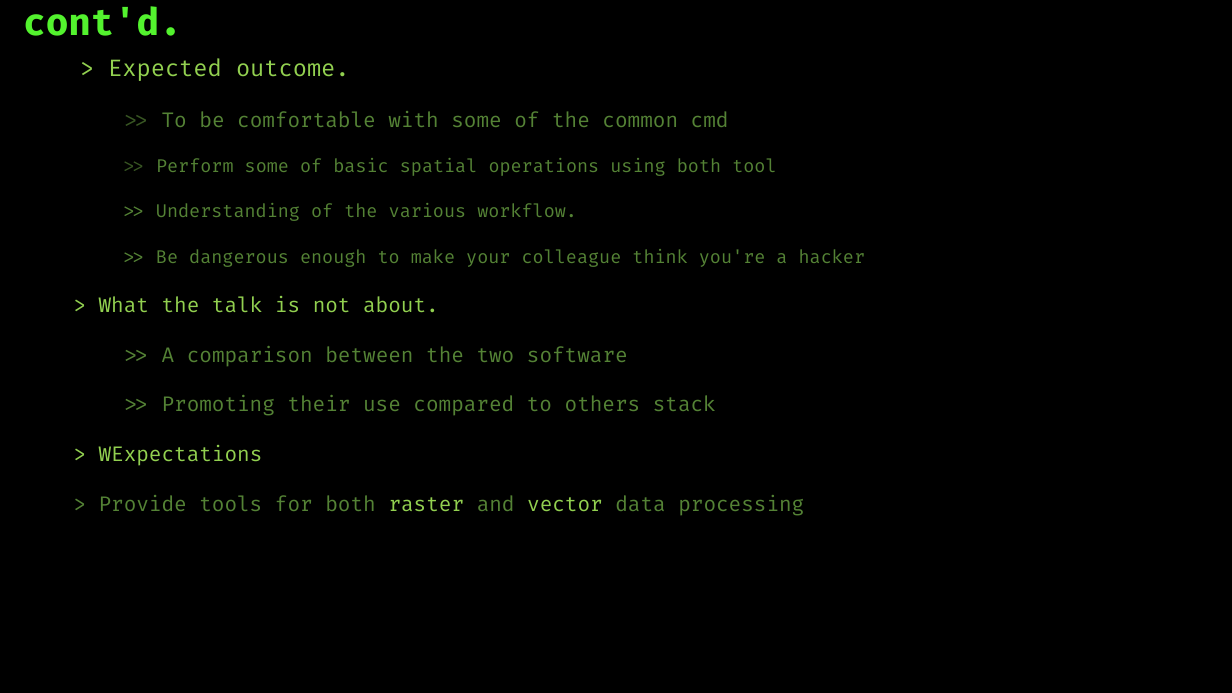
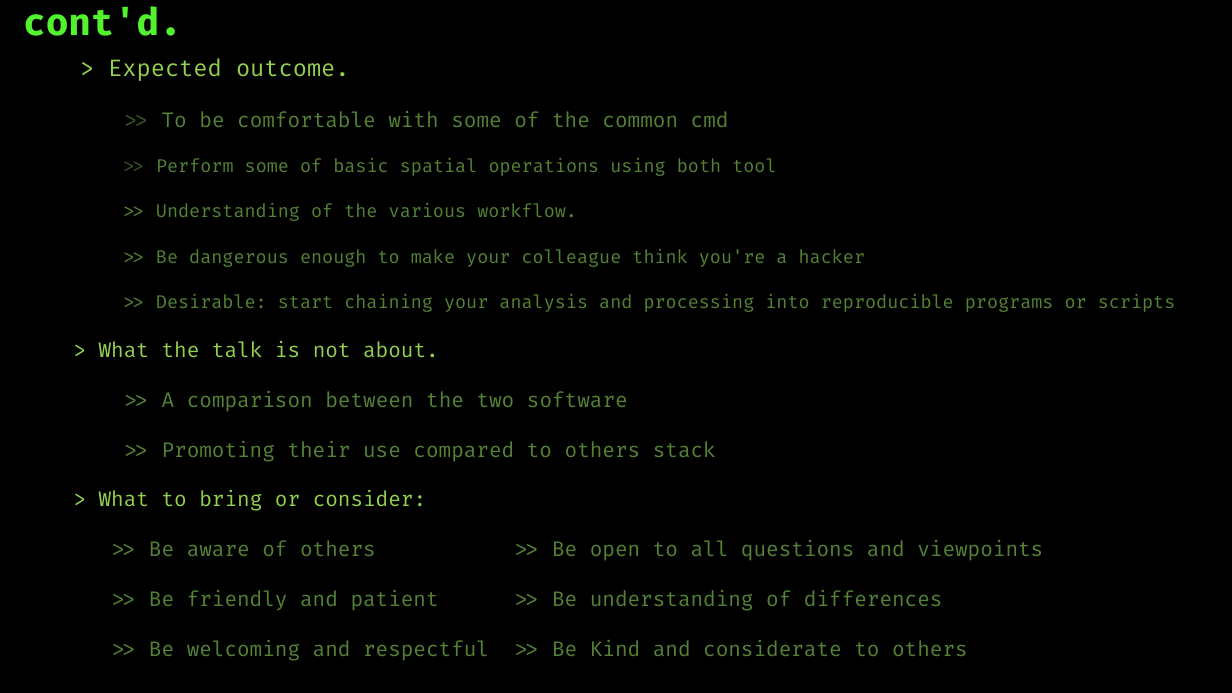
Before and after one commit to koyo-nic/gdal-grass-2021, a slide deck: slide 6 of Presentation.pptx. Drawn at 1232x693 pixels with LibreOffice and Linux fonts; fonts in the diff are those of the drawing; background and template pictures are left out. Boxes give left, top, right and bottom in pixels: in the first picture for what was removed or moved away, otherwise in the second. Text is boxed around its words. In the diff, an @@ line names an element or a change of style, - is before the commit and + after.

```diff
--- a/Presentation.pptx
+++ b/Presentation.pptx
@@ text at bbox=[156, 294, 1176, 312]: paragraph added @@
+>> Desirable: start chaining your analysis and processing into reproducible programs or scripts
@@ text at bbox=[99, 490, 1043, 661]: text changed @@
-> WExpectations
-> Provide tools for both raster and vector data processing
+> What to bring or consider:
+>> Be aware of others >> Be open to all questions and viewpoints
+>> Be friendly and patient >> Be understanding of differences
+>> Be welcoming and respectful >> Be Kind and considerate to others
```
Also in this commit, not shown: 1 other slide changed.
